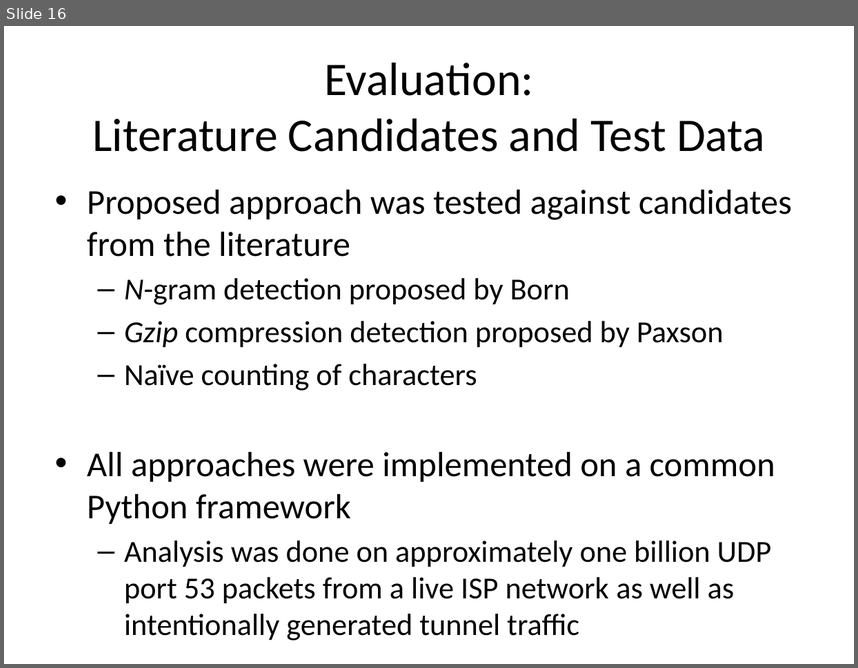
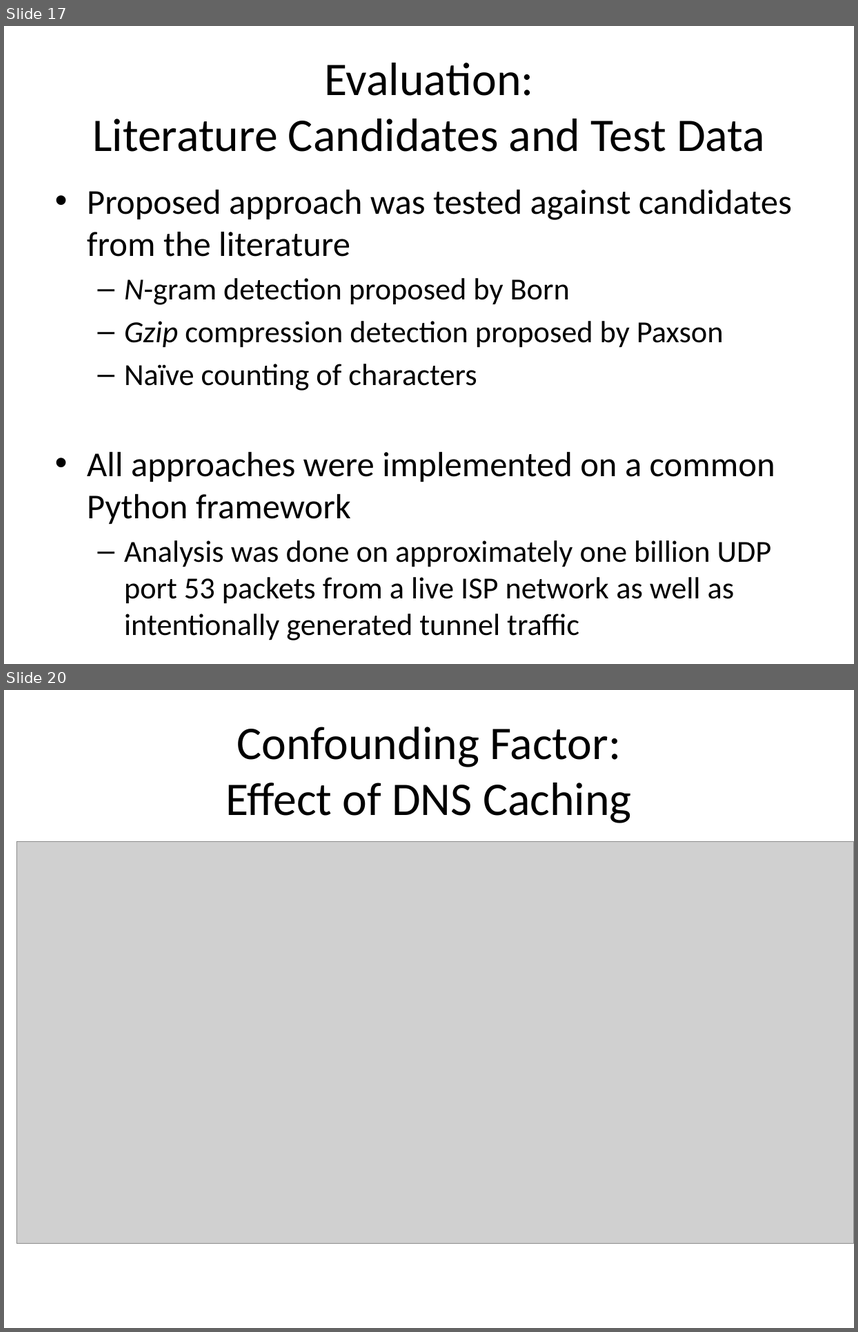
Before and after one commit to Riebart/MSc-Thesis, a slide deck: Defense.pptx. Shown one above the other, each under a label of ours: slide 16 before the commit, slides 17 and 20 after it; the slides between them are not shown. The pictures are 858x668 and 858x1332 pixels, drawn with LibreOffice and Linux fonts; fonts in the diff are those of the drawing; grey boxes stand for pictures. Boxes give left, top, right and bottom in pixels: in the first picture for what was removed or moved away, otherwise in the second. Text is boxed around its words. In the diff, an @@ line names an element or a change of style, - is before the commit and + after.

```diff
--- a/Defense.pptx
+++ b/Defense.pptx
@@ slide 20 added at [4, 690, 854, 1328], background #FFFFFF @@
@@ title added at [226, 727, 632, 823], 39.6 pt, text #000000 @@
+Confounding Factor:
+Effect of DNS Caching
@@ picture added at [16, 841, 854, 1243] @@
@@ what was slide 16 is now slide 17 @@
```
Also in this commit, not shown: 2 slides changed, 27 other slides added.
